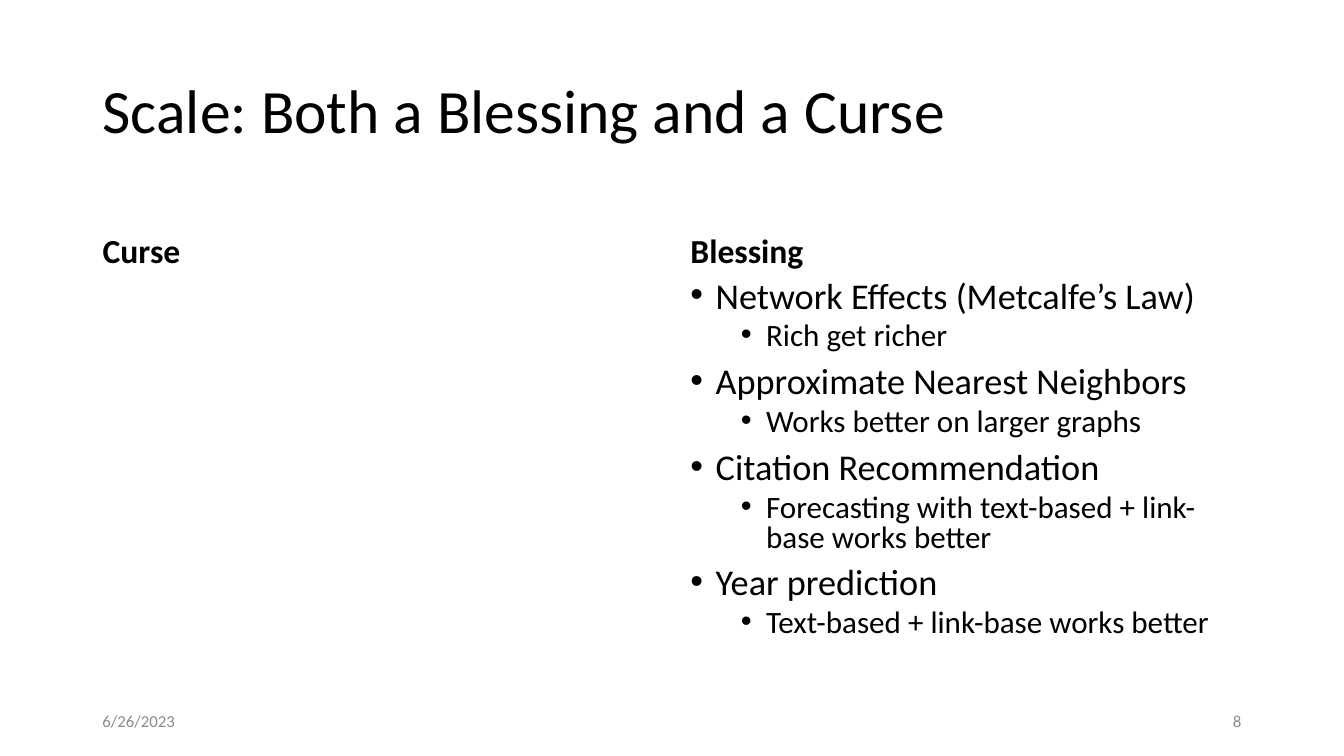
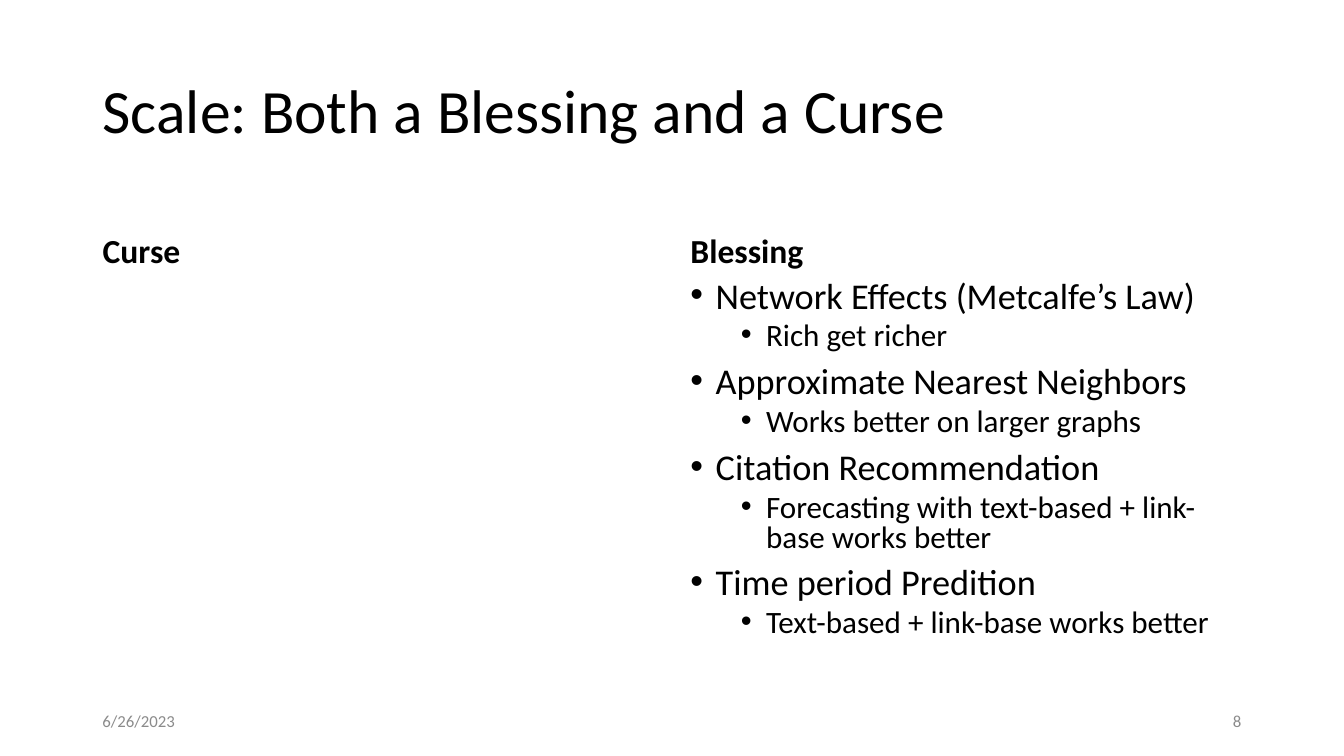
Before and after one commit to kwchurch/JSALT_Better_Together, a slide deck: slide 8 of slides/final_presentation_draft/bins_v3.pptx. Drawn at 1344x756 pixels with LibreOffice and Linux fonts; fonts in the diff are those of the drawing; grey boxes stand for pictures. Boxes give left, top, right and bottom in pixels: in the first picture for what was removed or moved away, otherwise in the second. Text is boxed around its words. In the diff, an @@ line names an element or a change of style, - is before the commit and + after.

Commit message:
Change to last slide

```diff
--- a/slides/final_presentation_draft/bins_v3.pptx
+++ b/slides/final_presentation_draft/bins_v3.pptx
@@ text at [716, 569, 1036, 601]: text changed @@
-• Year prediction
+• Time period Predition
```
Also in this commit, not shown: 1 other file.
